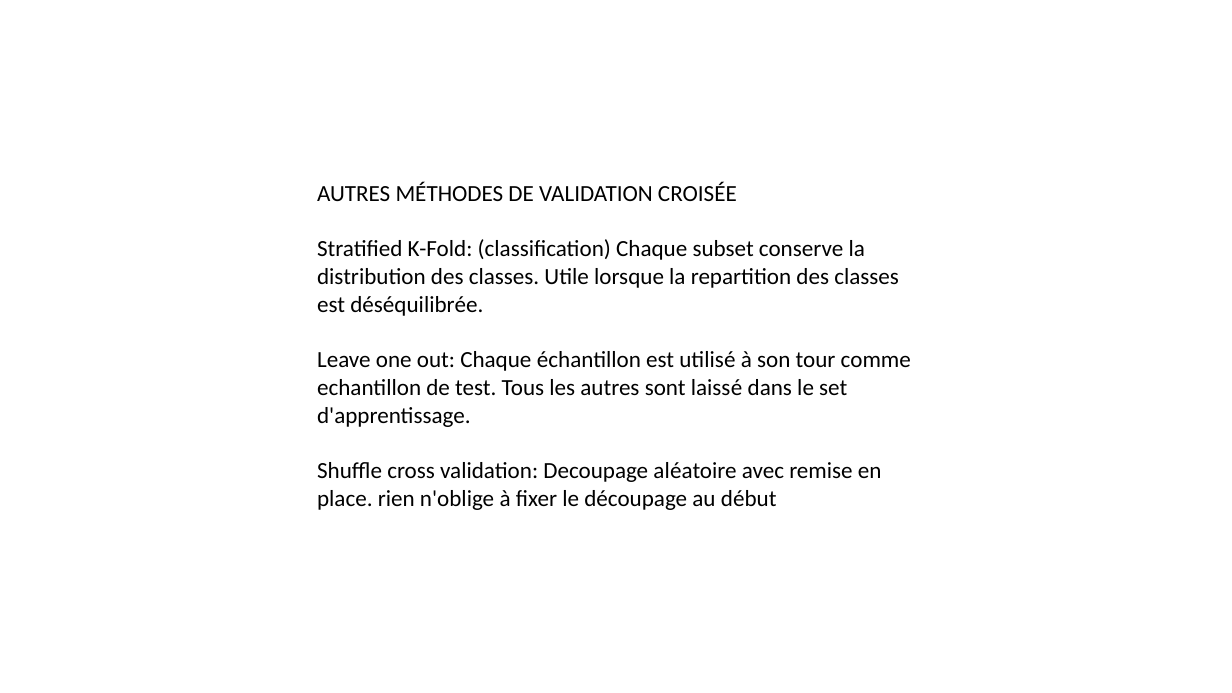
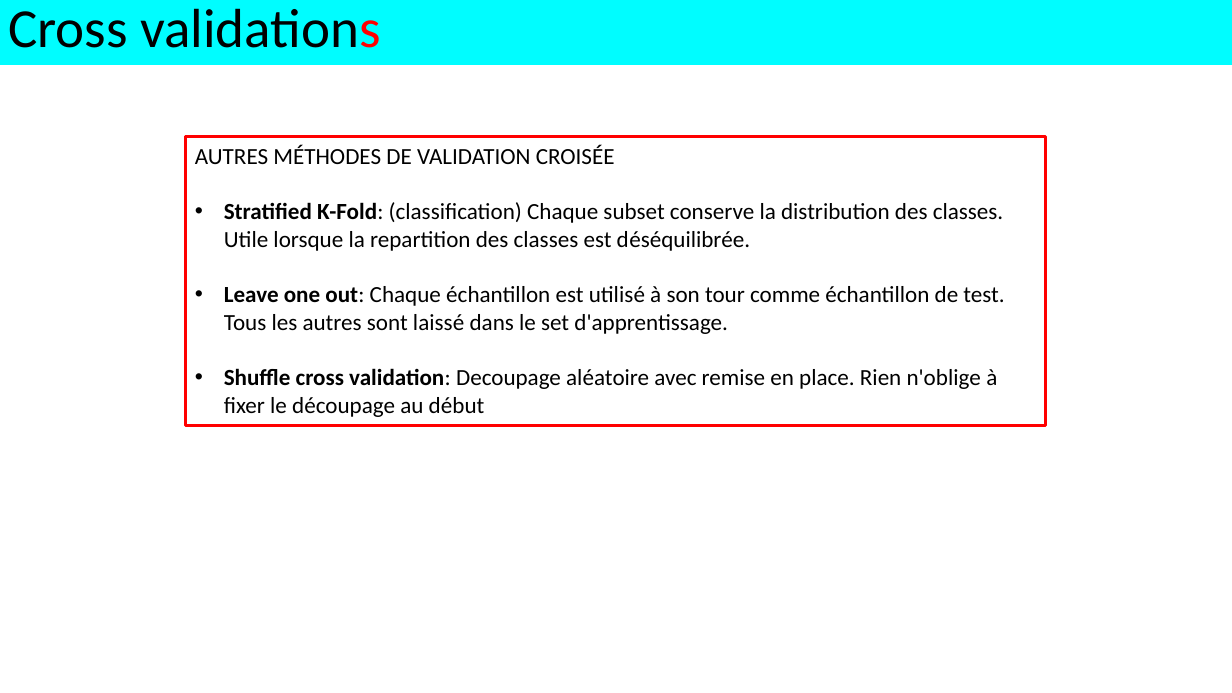
Before and after one commit to alexisperrier/XEmines_DataScience_2020, a slide deck: slide 17 of slides/XEM20_S1D5_biais_variance.pptx (slide 16 before the commit). Drawn at 1232x693 pixels with LibreOffice and Linux fonts; fonts in the diff are those of the drawing. Boxes give left, top, right and bottom in pixels: in the first picture for what was removed or moved away, otherwise in the second. Text is boxed around its words. In the diff, an @@ line names an element or a change of style, - is before the commit and + after.

```diff
--- a/slides/XEM20_S1D5_biais_variance.pptx
+++ b/slides/XEM20_S1D5_biais_variance.pptx
@@ rectangle added at (0,0,1232,65), fill #00FDFF, 42.9 pt, text #000000 @@
+Cross validations
@@ rectangle "AUTRES MÉTHODES DE VALIDATION CROISÉE": place and size @@
-rectangle "AUTRES MÉTHODES DE VALIDATION CROISÉE" at (317,182,911,510)
+rectangle "AUTRES MÉTHODES DE VALIDATION CROISÉE" at (186,137,1045,426)
@@ rectangle "AUTRES MÉTHODES DE VALIDATION CROISÉE" at (186,137,1045,426): outline none to #FF0000 2.25 pt @@
@@ text in rectangle at (224,202,1004,251): bold on in "Stratified K-Fold:"; bullet none to • @@
@@ text in rectangle at (224,286,1004,417): text changed @@
-Leave one out: Chaque échantillon est utilisé à son tour comme echantillon de test. Tous les autres sont laissé dans le set d'apprentissage.
-Shuffle cross validation: Decoupage aléatoire avec remise en place. rien n'oblige à fixer le découpage au début
+• Leave one out: Chaque échantillon est utilisé à son tour comme échantillon de test. Tous les autres sont laissé dans le set d'apprentissage.
+• Shuffle cross validation: Decoupage aléatoire avec remise en place. Rien n'oblige à fixer le découpage au début
```
Also in this commit, not shown: 16 other slides changed, 5 slides added, 2 slides removed, 7 other files.
